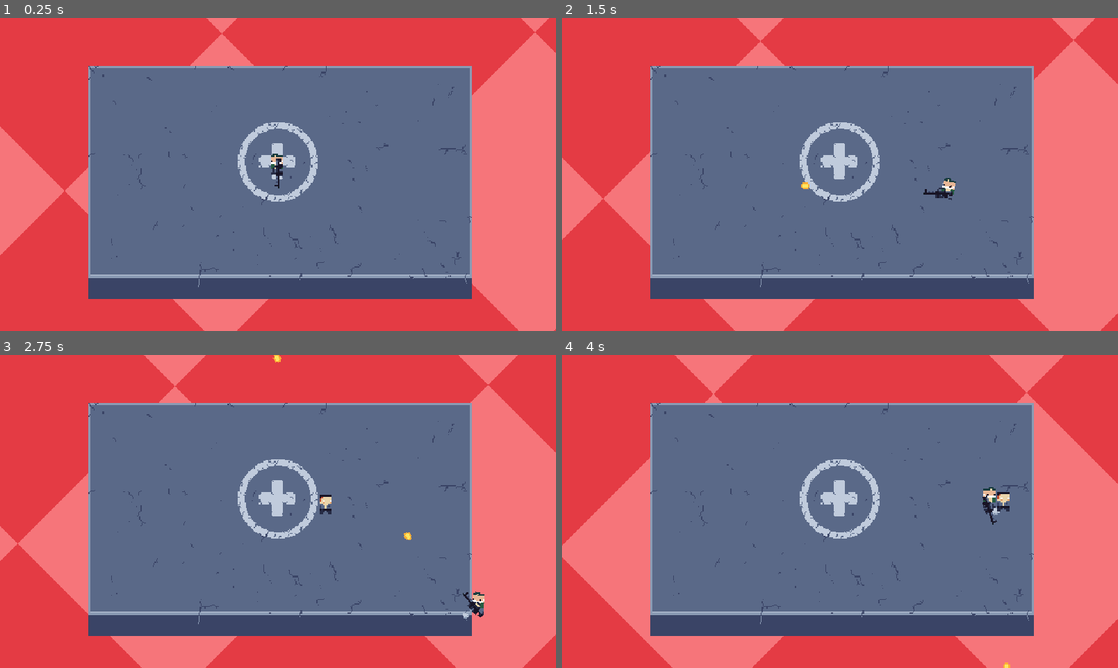
Above: before the commit, frames 1-4 (two rows, left to right).
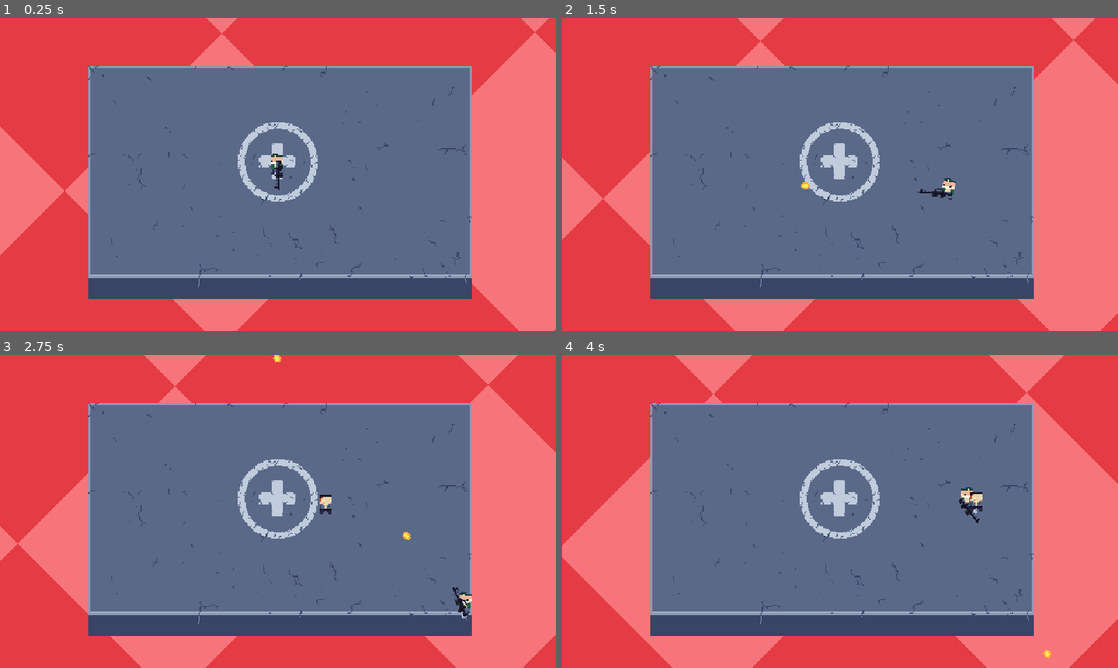
Above: after the commit, the same moments.

Repository: noahpete/zombies
Game: Godot game, scene res://scenes/main/main.tscn
The game is run twice, just before and just after one commit, with the same random seed, the same clock (stepped at 60 frames per second) and the same inputs. This scene is started directly instead of the project's main scene.
Inputs (mouse positions are in pixels of both pictures, inside the frame that each line leads up to):
- Up to frame 1 (0.25 s): no input
- Up to frame 2 (1.5 s): tap Enter at 0.5 s; move the mouse to (962, 158) at 0.52 s; press the mouse at (962, 158) at 0.53 s; hold D (right) 0.53-1.28 s; move the mouse to (728, 190) at 1.27 s; release the mouse at (728, 190) at 1.28 s; hold S (down) from 1.28 s (still down); click (728, 190) at 1.35 s
- Up to frame 3 (2.75 s): move the mouse to (333, 442) at 2.02 s; release S (down) at 2.03 s; press the mouse at (333, 442) at 2.03 s; hold D (right) from 2.03 s (still down); tap I at 2.1 s
- Up to frame 4 (4 s): move the mouse to (812, 574) at 2.77 s; release D (right) at 2.78 s; release the mouse at (812, 574) at 2.78 s; hold W (up) 2.78-3.53 s; click (812, 574) at 2.85 s; move the mouse to (1006, 558) at 3.52 s; press the mouse at (1006, 558) at 3.53 s; hold A (left) from 3.53 s (still down)

The runs differ from the first frame. In frame 1, less than 0.1% of the frame differs, in the area x 49-51%, y 44-55%; in frame 2, less than 0.1%; in frame 3, 0.3%; in frame 4, 0.6%, in the area x 71-88%, y 42-100%.

Commit message:
Add weapon shoot animation, adjust level bounds

Diff:
--- a/scenes/entities/player/player.gd
+++ b/scenes/entities/player/player.gd
@@ -12,6 +12,7 @@
 @onready var fire_rate_timer: Timer = $FireRateTimer
 @onready var health_component: HealthComponent = $HealthComponent
 @onready var animation_tree: AnimationTree = $AnimationTree
+@onready var animation_player: AnimationPlayer = $AnimationPlayer
 @onready var visuals: Node2D = $Visuals
 @onready var weapon_root: Node2D = $Visuals/WeaponRoot
 
@@ -34,8 +35,8 @@
 	var movement_vector: Vector2 = player_input_synchronizer_component.movement_vector
 
 	var target_blend: float = 1.0 if movement_vector.length() > 0.0 else 0.0
-	var current_blend: float = animation_tree["parameters/blend_position"]
-	animation_tree["parameters/blend_position"] = move_toward(
+	var current_blend: float = animation_tree["parameters/movement/blend_position"]
+	animation_tree["parameters/movement/blend_position"] = move_toward(
 		current_blend,
 		target_blend,
 		BLEND_SPEED * delta,
@@ -49,7 +50,7 @@
 		return
 
 	if player_input_synchronizer_component.is_attack_pressed:
-		_try_create_bullet()
+		_try_shoot()
 
 	velocity = player_input_synchronizer_component.movement_vector * max_speed
 	move_and_slide()
@@ -66,10 +67,12 @@
 	Log.info("Player died", multiplayer)
 
 
-func _try_create_bullet() -> void:
+func _try_shoot() -> void:
 	if not fire_rate_timer.is_stopped():
 		return
 	var bullet: Bullet = Bullet.create(player_input_synchronizer_component.aim_vector)
 	bullet.global_position = weapon_root.global_position
 	get_parent().add_child(bullet, true)
 	fire_rate_timer.start()
+
+	animation_tree["parameters/shoot_one_shot/request"] = AnimationNodeOneShot.ONE_SHOT_REQUEST_FIRE
--- a/scenes/entities/player/player.tscn
+++ b/scenes/entities/player/player.tscn
@@ -7,14 +7,6 @@
 [ext_resource type="Texture2D" uid="uid://dpvfb1p5ga2jj" path="res://assets/bill.png" id="4_1murt"]
 [ext_resource type="Texture2D" uid="uid://y5csqdrd8ohp" path="res://assets/m16.png" id="5_5sj0x"]
 [ext_resource type="PackedScene" uid="uid://blvdlc0hdmpy6" path="res://scenes/components/hurtbox_component/hurtbox_component.tscn" id="7_bj7e2"]
-
-[sub_resource type="SceneReplicationConfig" id="SceneReplicationConfig_lvxji"]
-properties/0/path = NodePath(".:global_position")
-properties/0/spawn = true
-properties/0/replication_mode = 2
-properties/1/path = NodePath("Visuals:scale:x")
-properties/1/spawn = true
-properties/1/replication_mode = 2
 
 [sub_resource type="Animation" id="Animation_8afob"]
 length = 0.4
@@ -42,6 +34,59 @@
 "transitions": PackedFloat32Array(1),
 "update": 0,
 "values": [Vector2(0, 0)]
+}
+tracks/2/type = "value"
+tracks/2/imported = false
+tracks/2/enabled = true
+tracks/2/path = NodePath("Visuals/WeaponRoot/WeaponAnimationRoot:scale")
+tracks/2/interp = 1
+tracks/2/loop_wrap = true
+tracks/2/keys = {
+"times": PackedFloat32Array(0),
+"transitions": PackedFloat32Array(1),
+"update": 0,
+"values": [Vector2(1, 1)]
+}
+tracks/3/type = "value"
+tracks/3/imported = false
+tracks/3/enabled = true
+tracks/3/path = NodePath("Visuals/WeaponRoot/WeaponAnimationRoot:rotation")
+tracks/3/interp = 1
+tracks/3/loop_wrap = true
+tracks/3/keys = {
+"times": PackedFloat32Array(0),
+"transitions": PackedFloat32Array(1),
+"update": 0,
+"values": [0.0]
+}
+
+[sub_resource type="Animation" id="Animation_bj7e2"]
+resource_name = "shoot"
+length = 0.12
+step = 0.01
+tracks/0/type = "value"
+tracks/0/imported = false
+tracks/0/enabled = true
+tracks/0/path = NodePath("Visuals/WeaponRoot/WeaponAnimationRoot:scale")
+tracks/0/interp = 2
+tracks/0/loop_wrap = true
+tracks/0/keys = {
+"times": PackedFloat32Array(0, 0.04, 0.08, 0.12),
+"transitions": PackedFloat32Array(1, 1, 1, 1),
+"update": 0,
+"values": [Vector2(1, 1), Vector2(0.6, 1.5), Vector2(1.25, 0.75), Vector2(1, 1)]
+}
+tracks/1/type = "value"
+tracks/1/imported = false
+tracks/1/enabled = true
+tracks/1/path = NodePath("Visuals/WeaponRoot/WeaponAnimationRoot:rotation")
+tracks/1/interp = 2
+tracks/1/loop_wrap = true
+tracks/1/keys = {
+"times": PackedFloat32Array(0, 0.04, 0.12),
+"transitions": PackedFloat32Array(1, 1, 1),
+"update": 0,
+"values": [0.0, -0.2617993877991494, 0.0]
 }
 
 [sub_resource type="Animation" id="Animation_x7p2l"]
@@ -94,22 +139,49 @@
 [sub_resource type="AnimationLibrary" id="AnimationLibrary_8afob"]
 _data = {
 &"RESET": SubResource("Animation_8afob"),
+&"shoot": SubResource("Animation_bj7e2"),
 &"walk": SubResource("Animation_x7p2l")
 }
 
-[sub_resource type="AnimationNodeAnimation" id="AnimationNodeAnimation_gmlin"]
+[sub_resource type="AnimationNodeAnimation" id="AnimationNodeAnimation_bj7e2"]
 animation = &"RESET"
 
-[sub_resource type="AnimationNodeAnimation" id="AnimationNodeAnimation_lvxji"]
+[sub_resource type="AnimationNodeAnimation" id="AnimationNodeAnimation_1murt"]
 animation = &"walk"
 
-[sub_resource type="AnimationNodeBlendSpace1D" id="AnimationNodeBlendSpace1D_wcut5"]
-blend_point_0/node = SubResource("AnimationNodeAnimation_gmlin")
+[sub_resource type="AnimationNodeBlendSpace1D" id="AnimationNodeBlendSpace1D_5sj0x"]
+blend_point_0/node = SubResource("AnimationNodeAnimation_bj7e2")
 blend_point_0/pos = 0.0
 blend_point_0/name = &"RESET"
-blend_point_1/node = SubResource("AnimationNodeAnimation_lvxji")
+blend_point_1/node = SubResource("AnimationNodeAnimation_1murt")
 blend_point_1/pos = 1.0
 blend_point_1/name = &"walk"
+
+[sub_resource type="AnimationNodeAnimation" id="AnimationNodeAnimation_5sj0x"]
+animation = &"shoot"
+
+[sub_resource type="AnimationNodeOneShot" id="AnimationNodeOneShot_1murt"]
+filter_enabled = true
+filters = ["Visuals/WeaponRoot/WeaponAnimationRoot:rotation", "Visuals/WeaponRoot/WeaponAnimationRoot:scale", "Visuals/WeaponRoot:rotation", "Visuals/WeaponRoot:scale"]
+
+[sub_resource type="AnimationNodeBlendTree" id="AnimationNodeBlendTree_bj7e2"]
+graph_offset = Vector2(-762.60864, 40.864746)
+nodes/output/position = Vector2(266.66666, 320)
+nodes/movement/node = SubResource("AnimationNodeBlendSpace1D_5sj0x")
+nodes/movement/position = Vector2(-413.33334, 173.33333)
+nodes/shoot_one_shot/node = SubResource("AnimationNodeOneShot_1murt")
+nodes/shoot_one_shot/position = Vector2(-66.666664, 226.66667)
+nodes/shoot_animation/node = SubResource("AnimationNodeAnimation_5sj0x")
+nodes/shoot_animation/position = Vector2(-413.33334, 386.66666)
+node_connections = [&"output", 0, &"shoot_one_shot", &"shoot_one_shot", 0, &"movement", &"shoot_one_shot", 1, &"shoot_animation"]
+
+[sub_resource type="SceneReplicationConfig" id="SceneReplicationConfig_lvxji"]
+properties/0/path = NodePath(".:global_position")
+properties/0/spawn = true
+properties/0/replication_mode = 2
+properties/1/path = NodePath("Visuals:scale:x")
+properties/1/spawn = true
+properties/1/replication_mode = 2
 
 [sub_resource type="Curve" id="Curve_dovo2"]
 _data = [Vector2(0, 1), 0.0, 0.0, 0, 0, Vector2(1, 0), 0.0, 0.0, 0, 0]
@@ -136,6 +208,17 @@
 motion_mode = 1
 script = ExtResource("1_bjvvg")
 
+[node name="AnimationPlayer" type="AnimationPlayer" parent="." unique_id=1448444038]
+libraries/ = SubResource("AnimationLibrary_8afob")
+
+[node name="AnimationTree" type="AnimationTree" parent="." unique_id=1559719903]
+tree_root = SubResource("AnimationNodeBlendTree_bj7e2")
+anim_player = NodePath("../AnimationPlayer")
+parameters/movement/blend_position = 0.0
+parameters/shoot_one_shot/active = false
+parameters/shoot_one_shot/internal_active = false
+parameters/shoot_one_shot/request = 0
+
 [node name="PlayerInputSynchronizerComponent" parent="." unique_id=1958831569 node_paths=PackedStringArray("_aim_root") instance=ExtResource("2_8akj5")]
 _aim_root = NodePath("../Visuals/WeaponRoot")
 
@@ -147,14 +230,6 @@
 one_shot = true
 
 [node name="HealthComponent" parent="." unique_id=837085478 instance=ExtResource("3_8akj5")]
-
-[node name="AnimationPlayer" type="AnimationPlayer" parent="." unique_id=1448444038]
-libraries/ = SubResource("AnimationLibrary_8afob")
-
-[node name="AnimationTree" type="AnimationTree" parent="." unique_id=1559719903]
-tree_root = SubResource("AnimationNodeBlendSpace1D_wcut5")
-anim_player = NodePath("../AnimationPlayer")
-parameters/blend_position = 0.0
 
 [node name="GPUParticles2D" type="GPUParticles2D" parent="." unique_id=1779271717]
 emitting = false
@@ -174,10 +249,12 @@
 [node name="WeaponRoot" type="Node2D" parent="Visuals" unique_id=166047572]
 position = Vector2(0, -4)
 
-[node name="Weapon" type="Sprite2D" parent="Visuals/WeaponRoot" unique_id=204071876]
+[node name="WeaponAnimationRoot" type="Node2D" parent="Visuals/WeaponRoot" unique_id=863677133]
+
+[node name="Weapon" type="Sprite2D" parent="Visuals/WeaponRoot/WeaponAnimationRoot" unique_id=110663421]
 texture = ExtResource("5_5sj0x")
 centered = false
-offset = Vector2(-5, -3)
+offset = Vector2(-4, -3)
 
 [node name="CollisionShape2D" type="CollisionShape2D" parent="." unique_id=833343556]
 visible = false
--- a/scenes/main/main.tscn
+++ b/scenes/main/main.tscn
@@ -33,7 +33,7 @@
 visible = false
 
 [node name="Left" type="StaticBody2D" parent="World/StaticBodies" unique_id=1421393783]
-position = Vector2(-162, 0)
+position = Vector2(-124, 0)
 collision_mask = 0
 
 [node name="CollisionShape2D" type="CollisionShape2D" parent="World/StaticBodies/Left" unique_id=1890729424]
@@ -41,7 +41,7 @@
 metadata/_edit_lock_ = true
 
 [node name="Right" type="StaticBody2D" parent="World/StaticBodies" unique_id=1699963296]
-position = Vector2(165, 0)
+position = Vector2(127, 0)
 collision_mask = 0
 
 [node name="CollisionShape2D" type="CollisionShape2D" parent="World/StaticBodies/Right" unique_id=904434616]
@@ -49,7 +49,7 @@
 metadata/_edit_lock_ = true
 
 [node name="Top" type="StaticBody2D" parent="World/StaticBodies" unique_id=2021176979]
-position = Vector2(0, -98)
+position = Vector2(0, -77)
 collision_mask = 0
 
 [node name="CollisionShape2D" type="CollisionShape2D" parent="World/StaticBodies/Top" unique_id=399638340]
@@ -57,7 +57,7 @@
 metadata/_edit_lock_ = true
 
 [node name="Bottom" type="StaticBody2D" parent="World/StaticBodies" unique_id=1498110573]
-position = Vector2(0, 93)
+position = Vector2(0, 83)
 collision_mask = 0
 
 [node name="CollisionShape2D" type="CollisionShape2D" parent="World/StaticBodies/Bottom" unique_id=1286963000]
